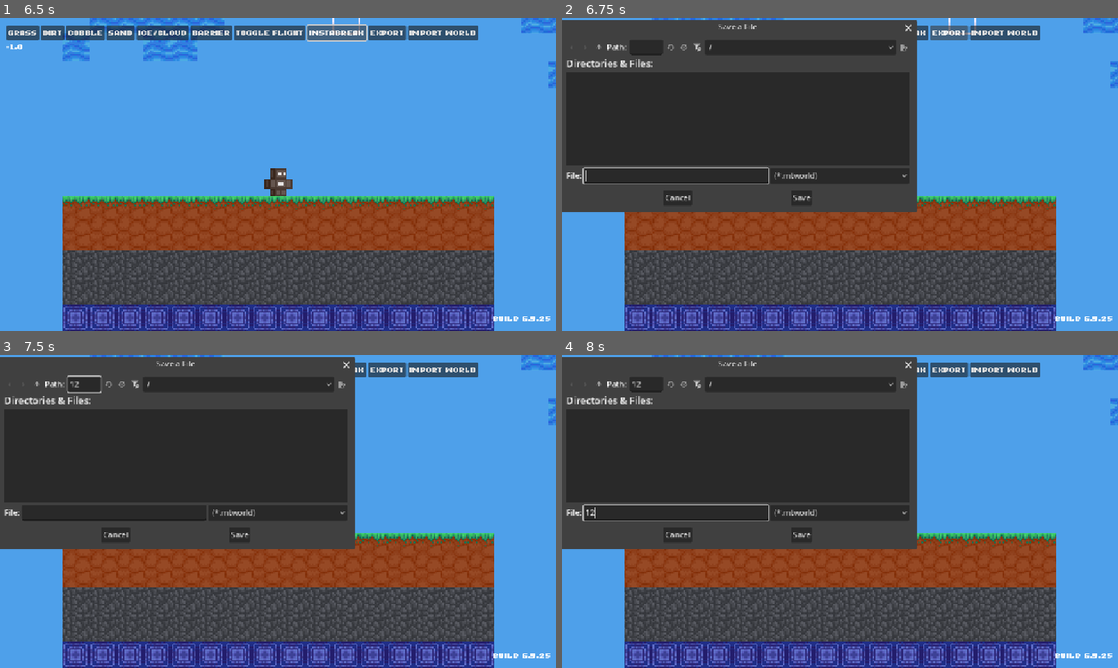
Above: before the commit, frames 1-4 (two rows, left to right).
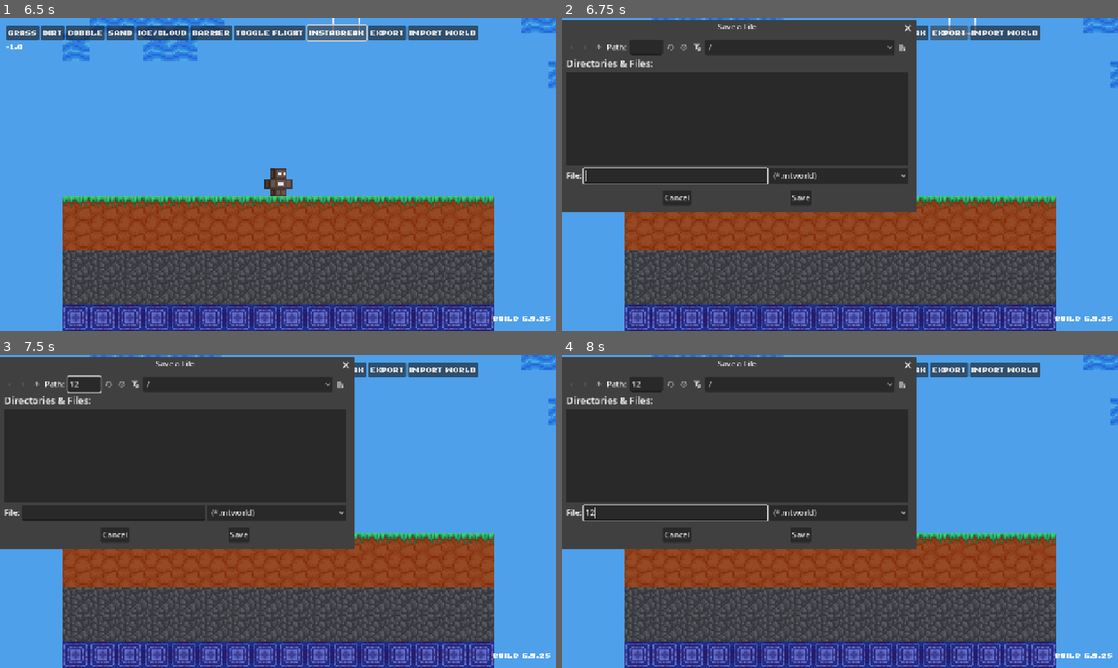
Above: after the commit, the same moments.

Repository: artelephantb/naichthushal
Game: Godot game, scene res://scenes/world.tscn
Two runs of this game, one before a commit and one after it. Both use one fixed random seed, a clock stepped at 60 frames per second and the inputs below.
Inputs (mouse positions are in pixels of both pictures, inside the frame that each line leads up to):
- Up to frame 1 (6.5 s): click "Grass" at 0.5 s; click "Dirt" at 1.25 s; click "Cobble" at 2 s; click "Sand" at 2.75 s; click "Ice/Cloud" at 3.5 s; click "Barrier" at 4.25 s; click "Toggle Flight" at 5 s; click "Instabreak" at 5.75 s
- Up to frame 2 (6.75 s): click "Export" at 6.5 s
- Up to frame 3 (7.5 s): click (83, 383) at 7.27 s; type "12" at 7.35 s
- Up to frame 4 (8 s): click (673, 511) at 7.5 s; type "12" at 7.58 s

Frame 1 is identical in both runs. In frame 2, 0.3% of the frame differs, in the area x 2-64%, y 0-62%; in frame 3, 0.3%; in frame 4, 0.4%.

Commit message:
Added block selection back

Diff:
--- a/scripts/block_selection.gd
+++ b/scripts/block_selection.gd
@@ -3,10 +3,10 @@
 @export var tilemap: TileMapLayer
 @export var safe_area: Vector4
 @export var break_modifier: float = 1.0
-
 @export var scale_animation: float = 1.2
 
-#@onready var break_stages = $'AnimatedSprite2D'
+@export var selected_block: int = 0
+
 @onready var break_stages = $'BreakStages'
 
 var last_pos = Vector2(0, 0)
@@ -15,7 +15,6 @@
 var speed_scale = 0.0
 
 func _ready() -> void:
-	#break_stages.hide()
 	break_stages.scale = Vector2(0.0, 0.0)
 
 func _process(delta: float) -> void:
@@ -28,28 +27,19 @@
 			var tile_break_timer = tilemap.get_cell_tile_data(tile_pos).get_custom_data('BreakTime') * break_modifier
 			if break_timer == -1.0:
 				break_timer = tile_break_timer
-				#break_stages.frame = 0
-				#speed_scale = break_timer / 100
-				#break_stages.speed_scale = break_timer / 100
-				#print(break_timer / 100)
-				#break_stages.play('default')
-				#break_stages.show()
 			elif break_timer == 0.0:
 				break_timer = -1.0
 				tilemap.erase_cell(tile_pos)
 				break_stages.scale = Vector2(0.0, 0.0)
-				#break_stages.hide()
 			else:
-				#break_stages.frame += speed_scale
 				break_stages.scale += Vector2(1 / tile_break_timer, 1 / tile_break_timer)
 				break_timer -= 1.0
 	elif Input.is_mouse_button_pressed(MOUSE_BUTTON_RIGHT):
 		if tilemap.get_cell_tile_data(tile_pos) == null and (position.x + 16 < safe_area.x or position.x > safe_area.z or position.y + 16 < safe_area.y or position.y > safe_area.w):
-			tilemap.set_cell(tile_pos, 0, Vector2(1, 0))
+			tilemap.set_cell(tile_pos, 0, Vector2(selected_block, 0))
 	elif Input.is_action_just_released('left_click'):
 		break_timer = -1.0
 		break_stages.scale = Vector2(0.0, 0.0)
-		#break_stages.hide()
 
 	# Detect mouse movement
 	if last_pos == position:
--- a/scripts/player.gd
+++ b/scripts/player.gd
@@ -68,7 +68,7 @@
 	move_and_slide()
 
 func _process(delta: float) -> void:
-	pass
+	$'../BlockSelection'.selected_block = selection
 
 func _on_grass_pressed() -> void:
 	selection = 0
